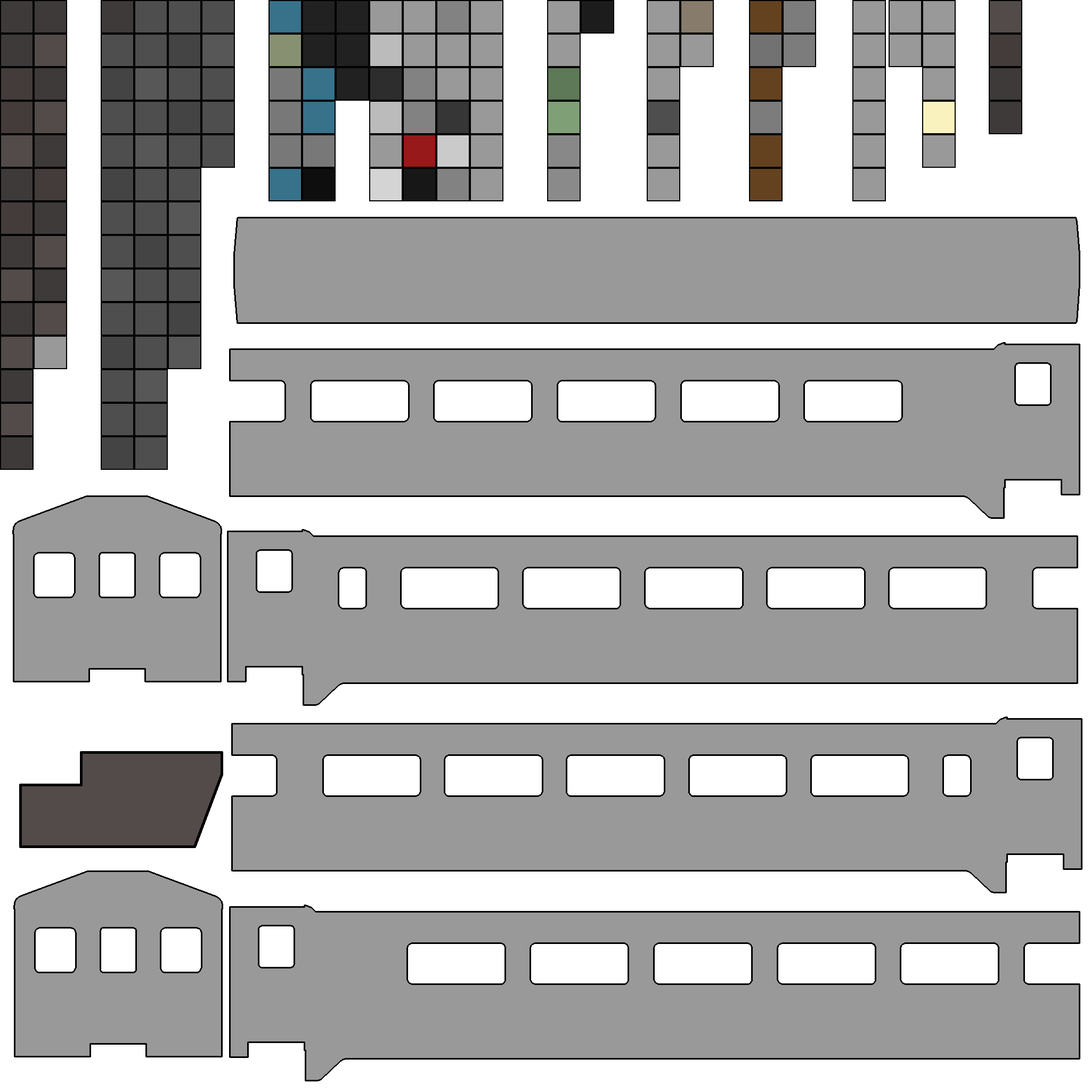
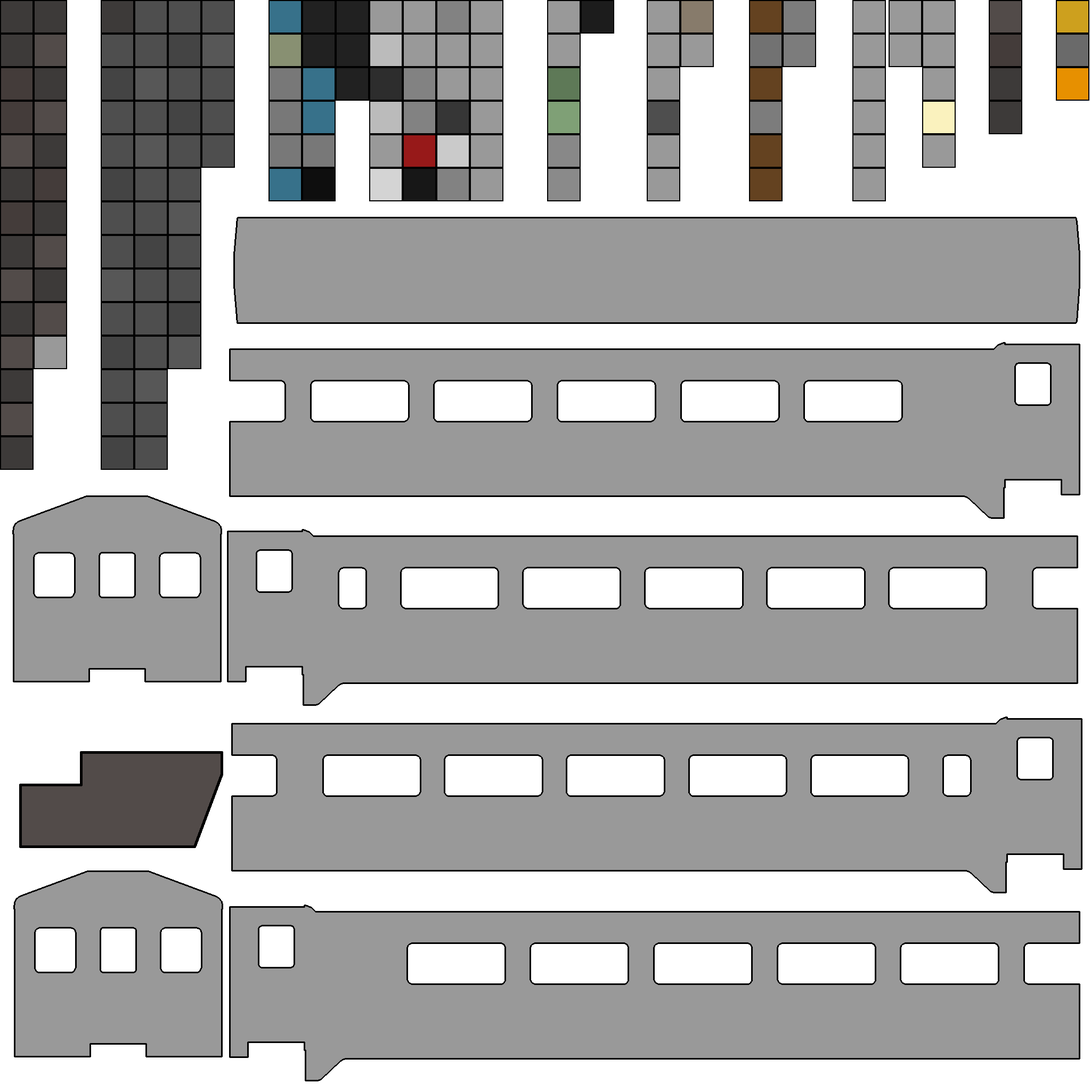
Before/after of a 1091 × 1091 layered artwork. What changed in the layer stack:
painted on "template0" over [1056, 0, 1090, 101]
